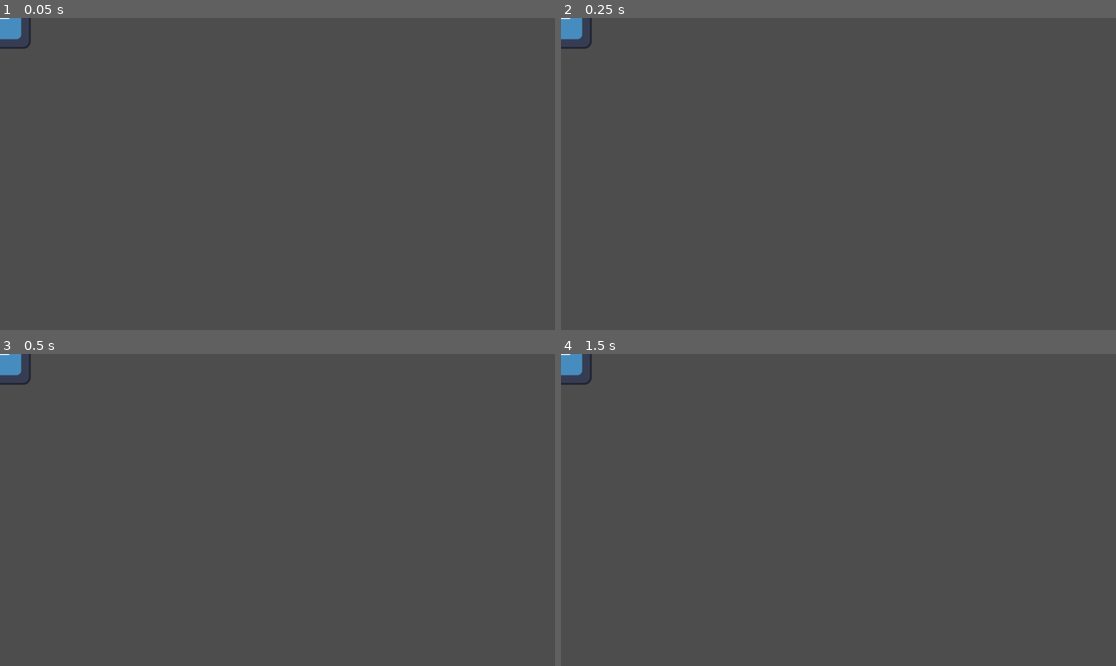
Above: before the commit, frames 1-4 (two rows, left to right).
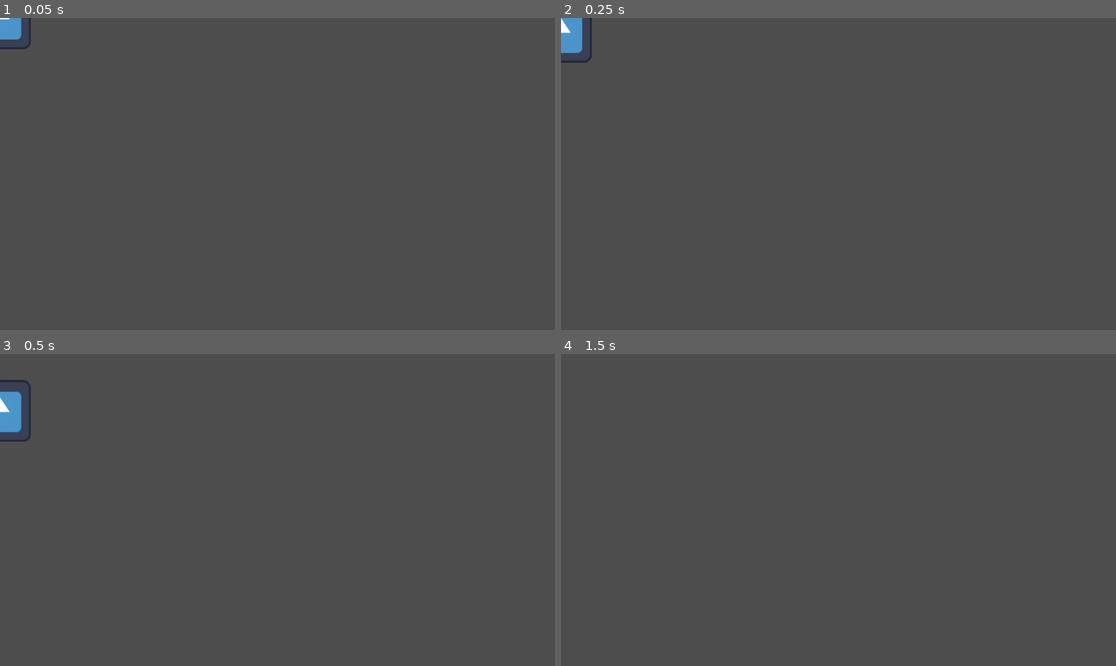
Above: after the commit, the same moments.

Repository: Cazik21/Blue_wave
Game: Godot game, scene res://scenes/player.tscn
The game is run twice, just before and just after one commit, with the same random seed, the same clock (stepped at 60 frames per second) and the same inputs. Before the commit the project has no main scene; this scene is started directly in both runs. The engine's default icon, where the game draws it, is replaced by a stand-in: a white triangle on a blue panel in a dark square.
Inputs:
- Up to frame 1 (0.05 s): no input
- Up to frame 2 (0.25 s): no input
- Up to frame 3 (0.5 s): no input
- Up to frame 4 (1.5 s): tap Enter (ui_accept) at 0.5, 0.6, 0.77, 1.07, 1.35 s; hold Right (ui_right) from 0.53 s (still down)

The runs differ from the first frame. In frame 1, less than 0.1% of the frame differs, in the area x 0-5%, y 0-11%; in frame 2, 0.3%; in frame 3, 0.9%, in the area x 0-6%, y 0-29%; in frame 4, 0.3%.

Commit message:
Mudancas_basicas

Diff:
--- a/project.godot
+++ b/project.godot
@@ -11,6 +11,7 @@
 [application]
 
 config/name="Blue waves"
+run/main_scene="uid://dqo6q3330yn1x"
 config/features=PackedStringArray("4.5", "GL Compatibility")
 config/icon="res://icon.svg"
 
--- /dev/null
+++ b/scenes/player.gd
@@ -0,0 +1,25 @@
+extends CharacterBody2D
+
+
+const SPEED = 300.0
+const JUMP_VELOCITY = -400.0
+
+
+func _physics_process(delta: float) -> void:
+	# Add the gravity.
+	if not is_on_floor():
+		velocity += get_gravity() * delta
+
+	# Handle jump.
+	if Input.is_action_just_pressed("ui_accept") and is_on_floor():
+		velocity.y = JUMP_VELOCITY
+
+	# Get the input direction and handle the movement/deceleration.
+	# As good practice, you should replace UI actions with custom gameplay actions.
+	var direction := Input.get_axis("ui_left", "ui_right")
+	if direction:
+		velocity.x = direction * SPEED
+	else:
+		velocity.x = move_toward(velocity.x, 0, SPEED)
+
+	move_and_slide()
--- a/scenes/player.tscn
+++ b/scenes/player.tscn
@@ -1,6 +1,8 @@
-[gd_scene load_steps=4 format=3 uid="uid://dqo6q3330yn1x"]
+[gd_scene load_steps=6 format=3 uid="uid://dqo6q3330yn1x"]
 
 [ext_resource type="Texture2D" uid="uid://ddrlatm1sas1" path="res://icon.svg" id="1_3vyb7"]
+[ext_resource type="Script" uid="uid://dr2ro3ebk62xy" path="res://scenes/player.gd" id="1_qhqgy"]
+[ext_resource type="Texture2D" uid="uid://cpsq4xcv2non1" path="res://light.png" id="2_g2els"]
 
 [sub_resource type="SpriteFrames" id="SpriteFrames_g2els"]
 animations = [{
@@ -41,6 +43,7 @@
 size = Vector2(117, 113)
 
 [node name="Player" type="CharacterBody2D"]
+script = ExtResource("1_qhqgy")
 
 [node name="AnimatedSprite2D" type="AnimatedSprite2D" parent="."]
 sprite_frames = SubResource("SpriteFrames_g2els")
@@ -48,3 +51,8 @@
 
 [node name="CollisionShape2D" type="CollisionShape2D" parent="."]
 shape = SubResource("RectangleShape2D_qhqgy")
+
+[node name="PointLight2D" type="PointLight2D" parent="."]
+energy = 0.07
+texture = ExtResource("2_g2els")
+texture_scale = 3.8
Not shown, added: scenes/player.gd.uid
Not shown, changed: .gitattributes
Not shown, changed: .gitignore
